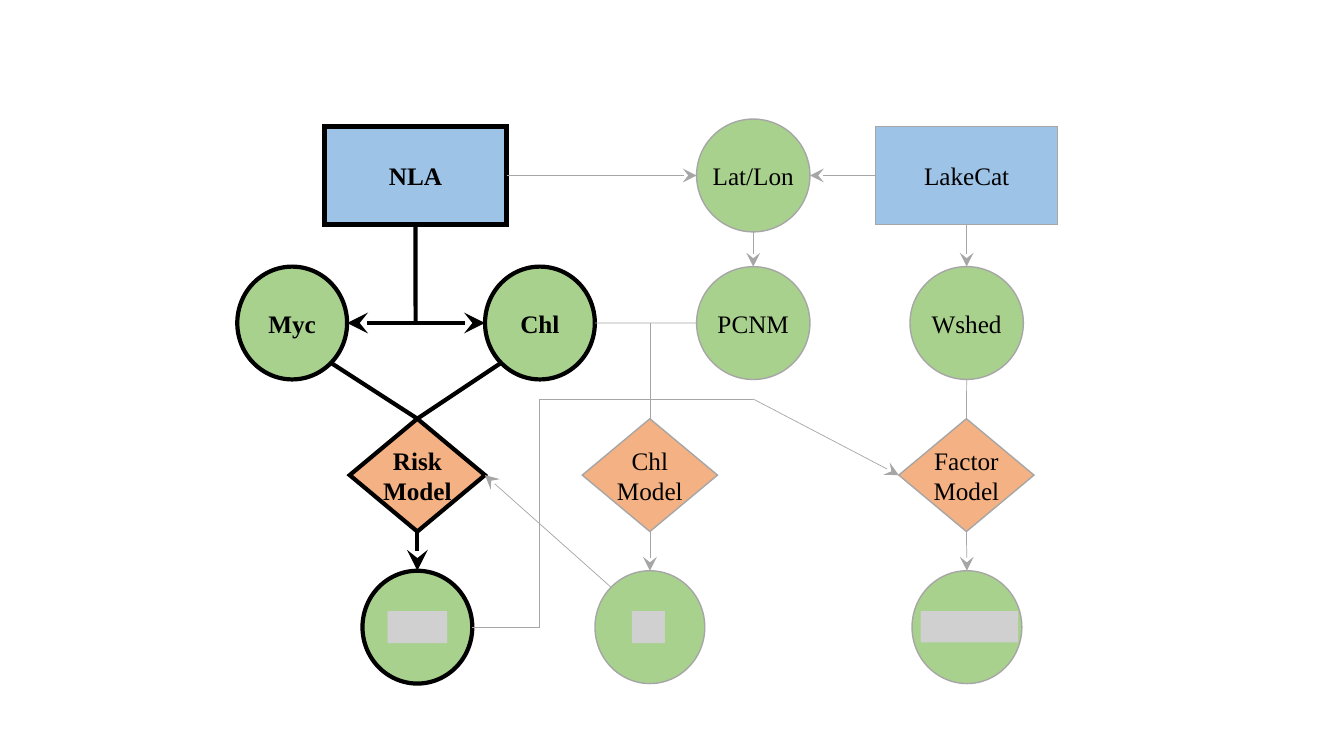
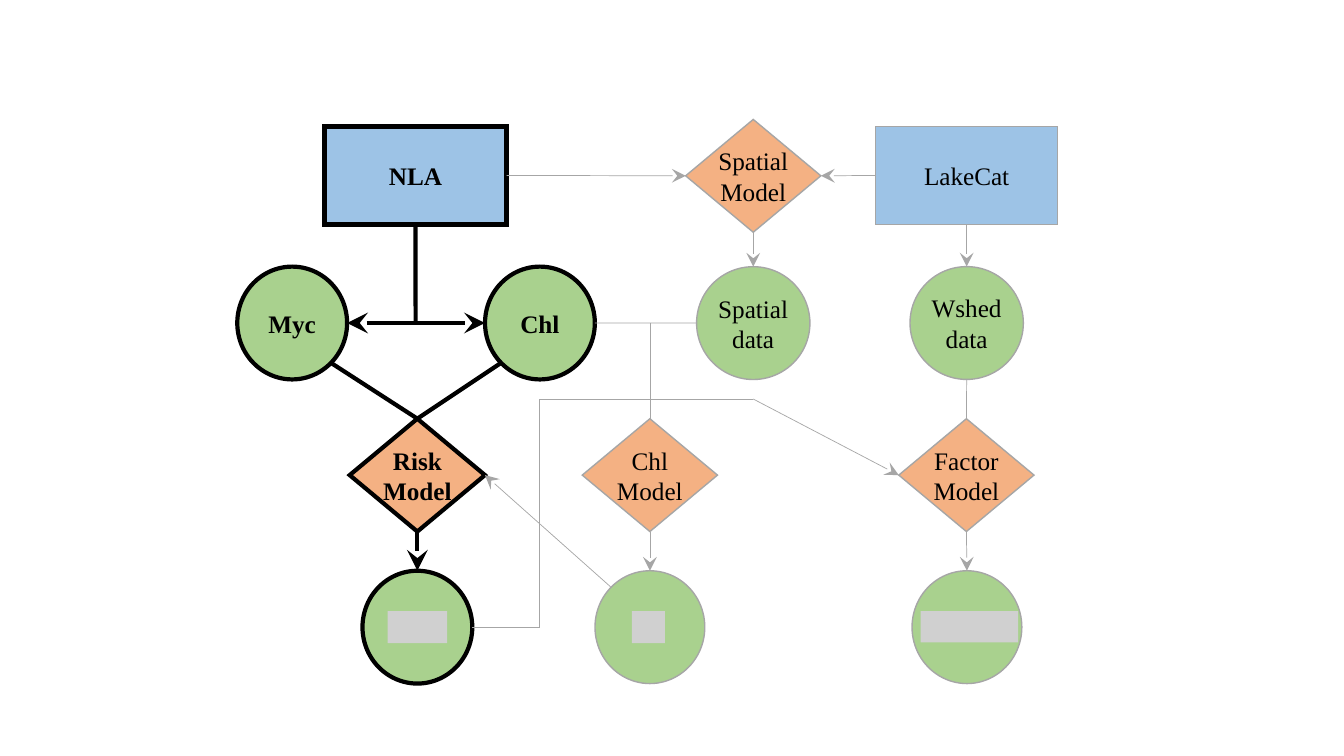
Before and after one commit to fawda123/SFS_2018, a slide deck: slide 2 of modflo.pptx. Drawn at 1344x756 pixels with LibreOffice and Linux fonts; fonts in the diff are those of the drawing; grey boxes stand for pictures. Boxes give left, top, right and bottom in pixels: in the first picture for what was removed or moved away, otherwise in the second. Text is boxed around its words. In the diff, an @@ line names an element or a change of style, - is before the commit and + after.

```diff
--- a/modflo.pptx
+++ b/modflo.pptx
@@ diamond added at box(686, 119, 821, 232), fill #F4B183, outline #A6A6A6 1 pt, 18 pt, text #000000 @@
+Spatial
+Model
@@ ellipse removed at box(697, 119, 810, 232) @@
-Lat/Lon
@@ arrow moved from (507, 175) - (697, 175) to (507, 175) - (686, 175) @@
@@ arrow moved from (876, 175) - (811, 175) to (876, 175) - (821, 175) @@
@@ text in ellipse at box(718, 300, 788, 349): text changed @@
-PCNM
+Spatial
+data
@@ text in ellipse at box(946, 330, 988, 349): paragraph added @@
+data
```
Also in this commit, not shown: 4 other slides changed, 23 other files.
